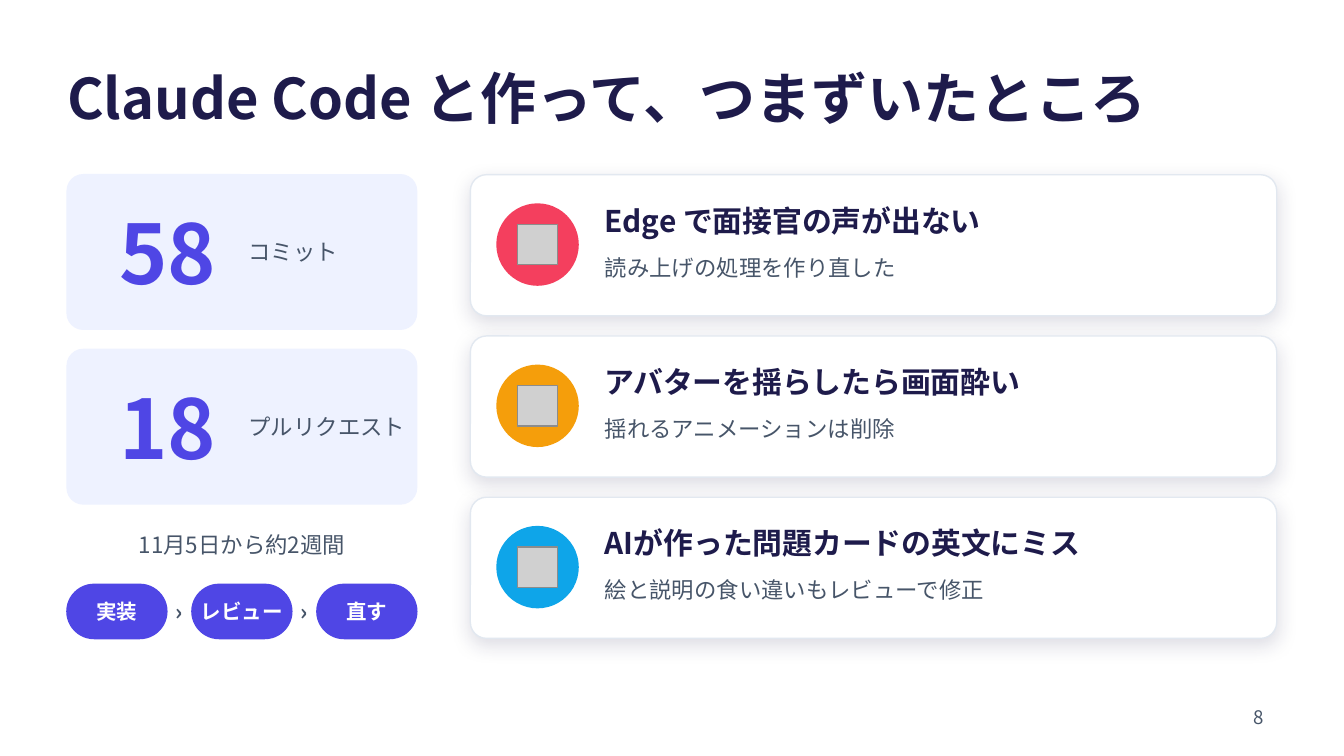
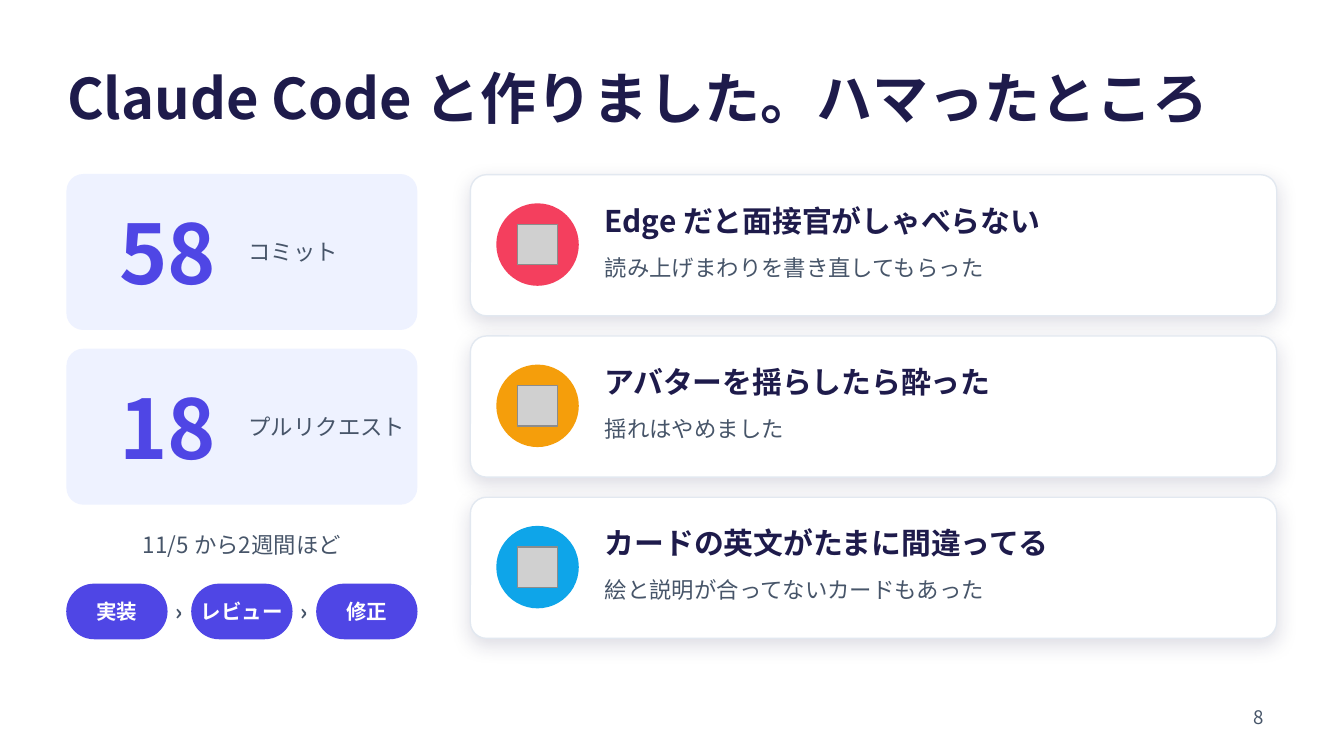
Before and after one commit to ohru131/eiken3r, a slide deck: slide 8 of docs/lt/eiken-interview-lt.pptx. Drawn at 1344x756 pixels with LibreOffice and Linux fonts; fonts in the diff are those of the drawing; grey boxes stand for pictures. Boxes give left, top, right and bottom in pixels: in the first picture for what was removed or moved away, otherwise in the second. Text is boxed around its words. In the diff, an @@ line names an element or a change of style, - is before the commit and + after.

```diff
--- a/docs/lt/eiken-interview-lt.pptx
+++ b/docs/lt/eiken-interview-lt.pptx
@@ title at [67, 71, 1209, 124]: text changed @@
-Claude Code と作って、つまずいたところ
+Claude Code と作りました。ハマったところ
@@ text at [605, 206, 1040, 240]: text changed @@
-Edge で面接官の声が出ない
+Edge だと面接官がしゃべらない
@@ text at [605, 257, 984, 278]: text changed @@
-読み上げの処理を作り直した
+読み上げまわりを書き直してもらった
@@ text at [605, 367, 991, 396]: text changed @@
-アバターを揺らしたら画面酔い
+アバターを揺らしたら酔った
@@ text at [605, 418, 784, 439]: text changed @@
-揺れるアニメーションは削除
+揺れはやめました
@@ text at [143, 535, 341, 557]: text changed @@
-11月5日から約2週間
+11/5 から2週間ほど
@@ text at [605, 528, 1049, 557]: text changed @@
-AIが作った問題カードの英文にミス
+カードの英文がたまに間違ってる
@@ text at [605, 579, 984, 600]: text changed @@
-絵と説明の食い違いもレビューで修正
+絵と説明が合ってないカードもあった
@@ text at [346, 601, 387, 621]: text changed @@
-直す
+修正
```
Also in this commit, not shown: 8 other slides changed.
